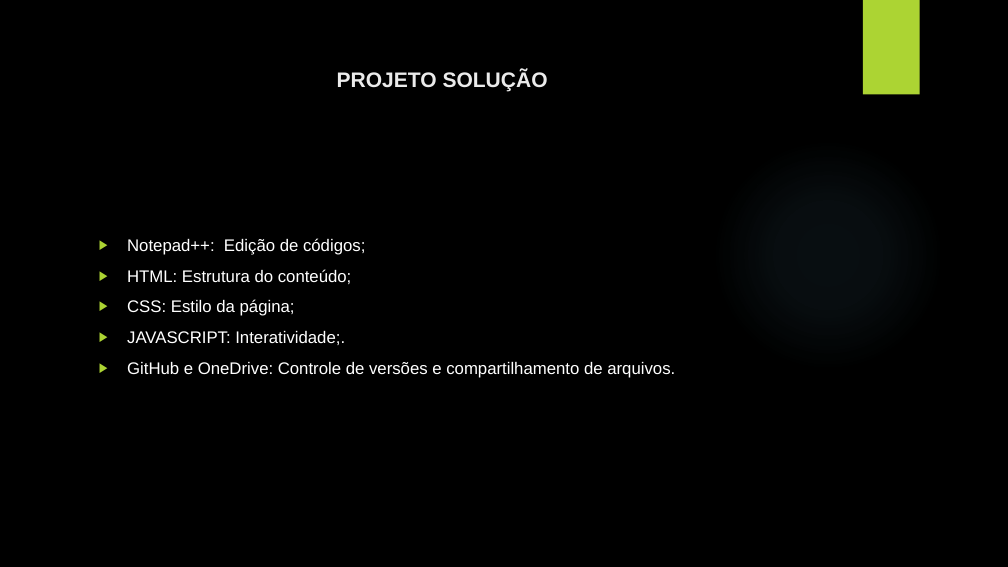
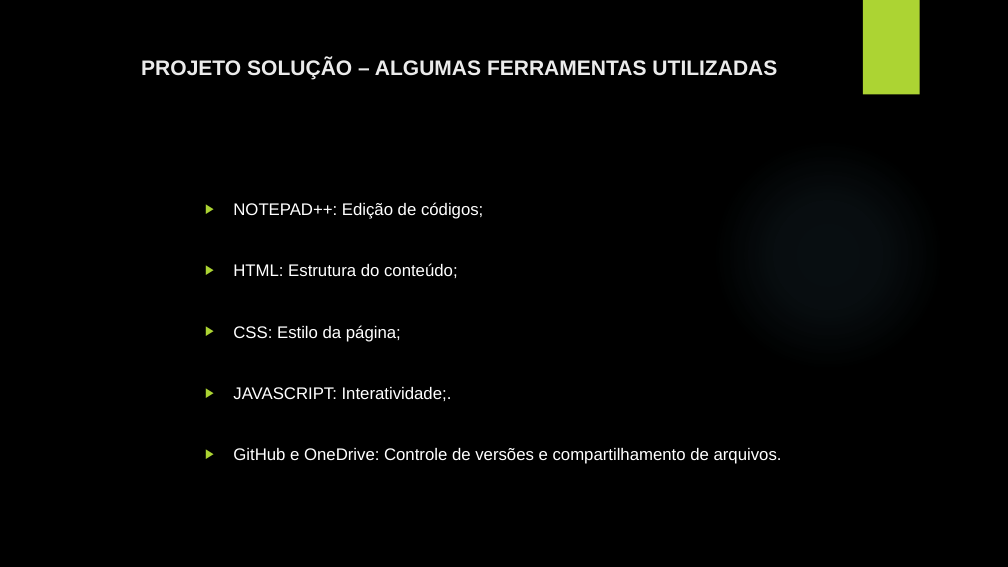
Before and after one commit to wagneramelo/tisAtlas, a slide deck: slide 5 of Documentos/Segunda apresentação TIS .pptx. Drawn at 1008x567 pixels with LibreOffice and Linux fonts; fonts in the diff are those of the drawing; background and template pictures are left out. Boxes give left, top, right and bottom in pixels: in the first picture for what was removed or moved away, otherwise in the second. Text is boxed around its words. In the diff, an @@ line names an element or a change of style, - is before the commit and + after.

```diff
--- a/Documentos/Segunda apresentação TIS .pptx
+++ b/Documentos/Segunda apresentação TIS .pptx
@@ title at (141, 58, 777, 79): text changed @@
-PROJETO SOLUÇÃO
+PROJETO SOLUÇÃO – ALGUMAS FERRAMENTAS UTILIZADAS
@@ text "NOTEPAD++: Edição de códigos;": place and size @@
-text "NOTEPAD++: Edição de códigos;" at (127, 238, 675, 378)
+text "NOTEPAD++: Edição de códigos;" at (233, 202, 782, 464)
@@ text at (233, 202, 483, 219): text changed @@
-▶ Notepad++: Edição de códigos;
+▶ NOTEPAD++: Edição de códigos;
```
Also in this commit, not shown: 2 other slides changed, 3 slides added, 4 slides removed, 34 other files.
